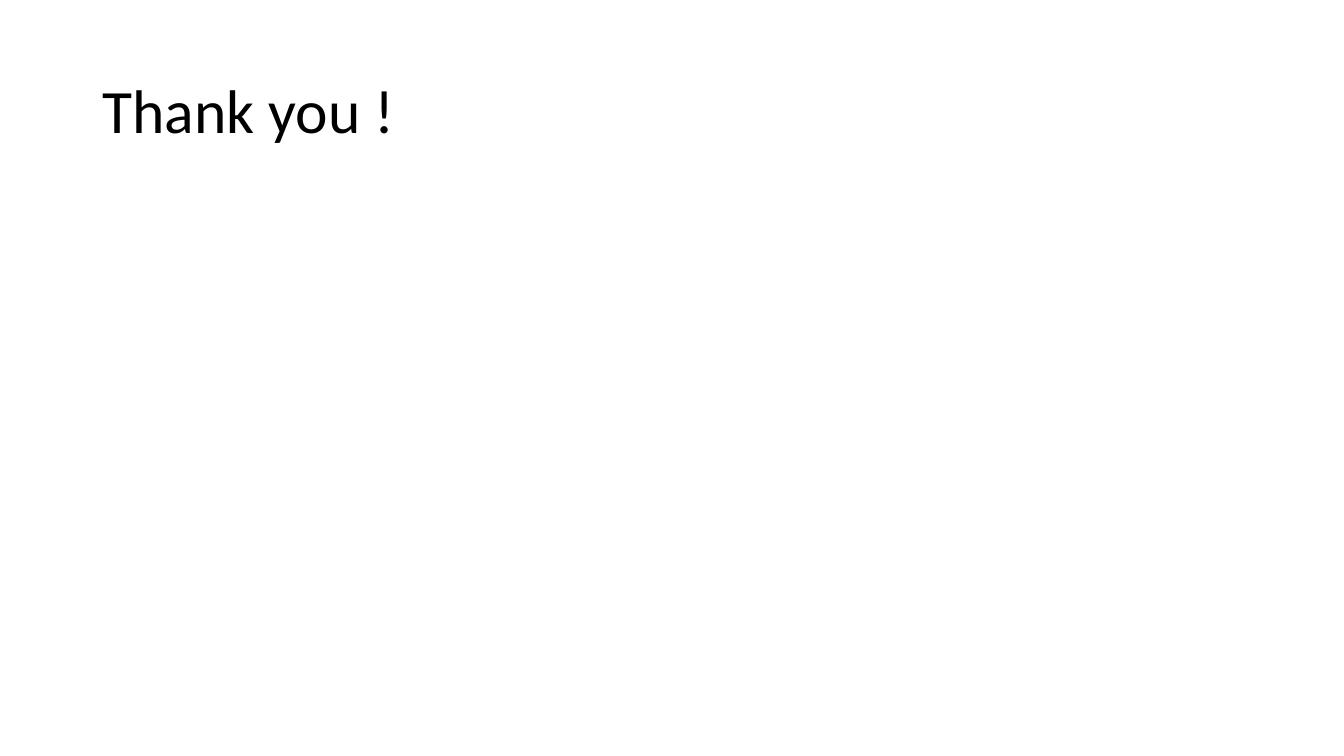
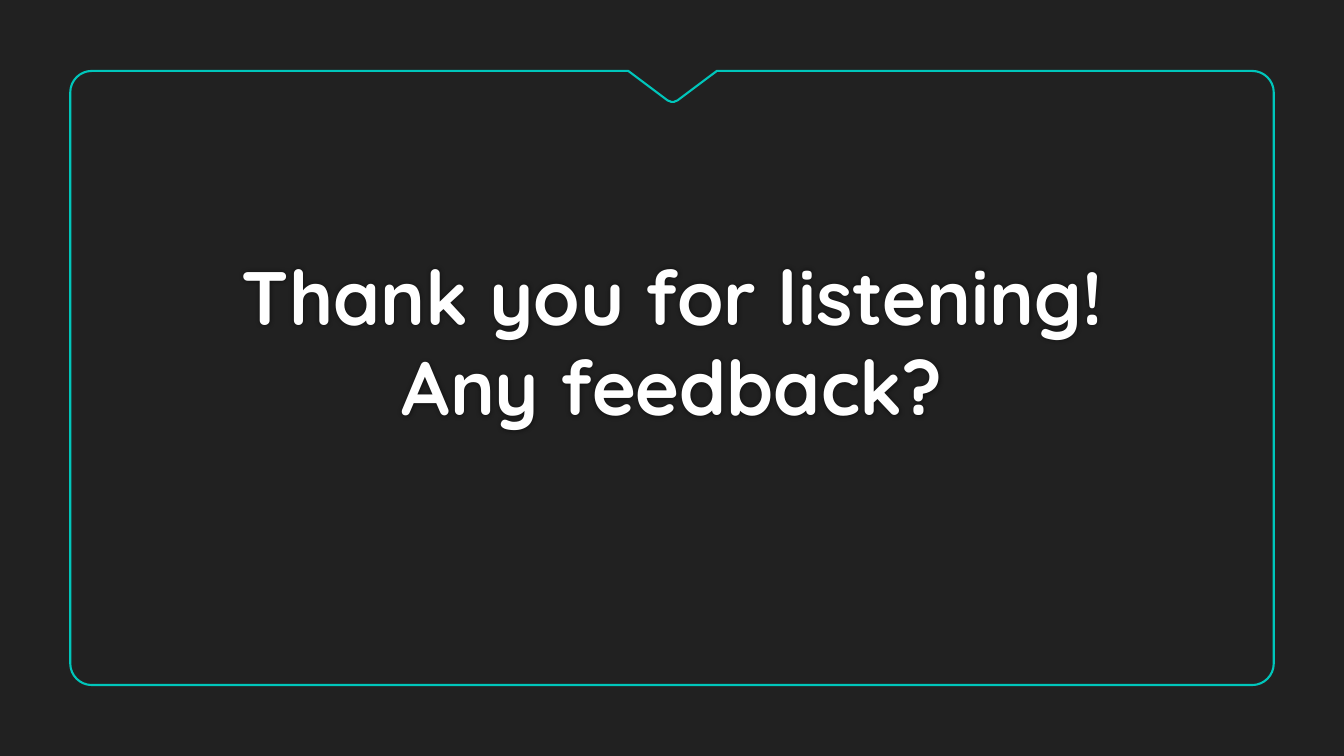
Before and after one commit to radroid/spoiler-buster, a slide deck: slide 8 of Capstone/docs/ppt/Intro-presentation.pptx (slide 7 before the commit). Drawn at 1344x756 pixels with LibreOffice and Linux fonts; fonts in the diff are those of the drawing; background and template pictures are left out. Boxes give left, top, right and bottom in pixels: in the first picture for what was removed or moved away, otherwise in the second. Text is boxed around its words. In the diff, an @@ line names an element or a change of style, - is before the commit and + after.

```diff
--- a/Capstone/docs/ppt/Intro-presentation.pptx
+++ b/Capstone/docs/ppt/Intro-presentation.pptx
@@ background #FFFFFF to #212121 @@
@@ freeform shape added at <box>71,71,1274,685</box>, outline #00C6BB 1.5 pt @@
@@ title "Thank you for listening! Any ..." at <box>242,269,1103,430</box>: vertical alignment middle to bottom @@
@@ title at <box>242,269,1103,430</box>: text changed; size 44 to 54 pt; font Calibri to Quicksand; text colour #000000 to #FFFFFF; bold on @@
-Thank you !
+Thank you for listening!
+Any feedback?
```
Also in this commit, not shown: 6 other slides changed, 1 slide added.
